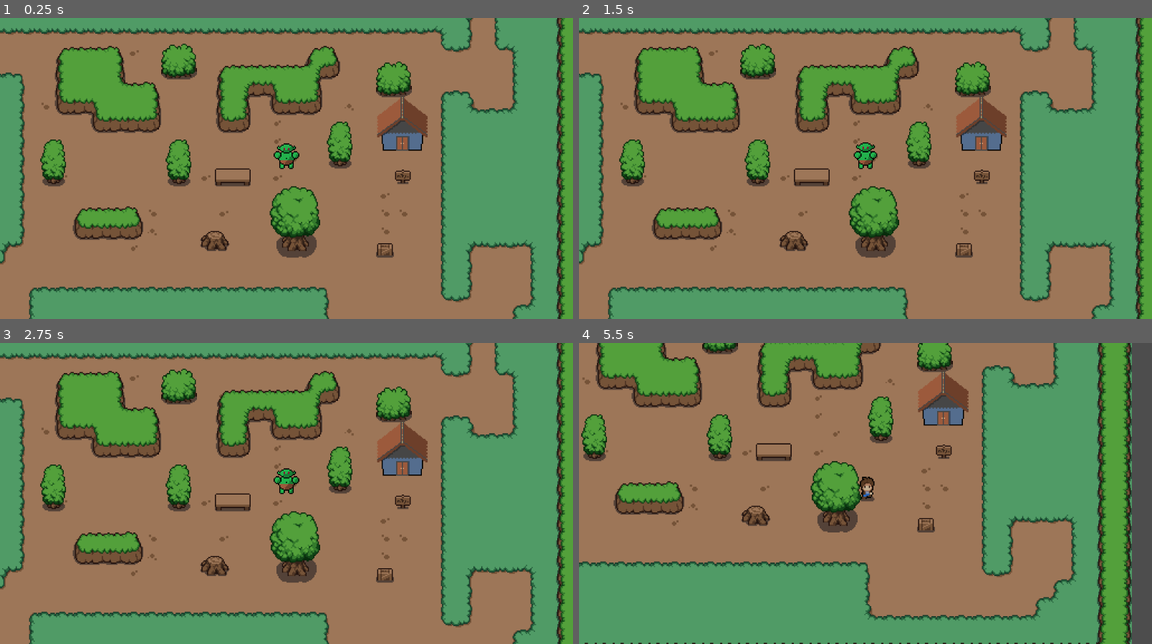
Above: before the commit, frames 1-4 (two rows, left to right).
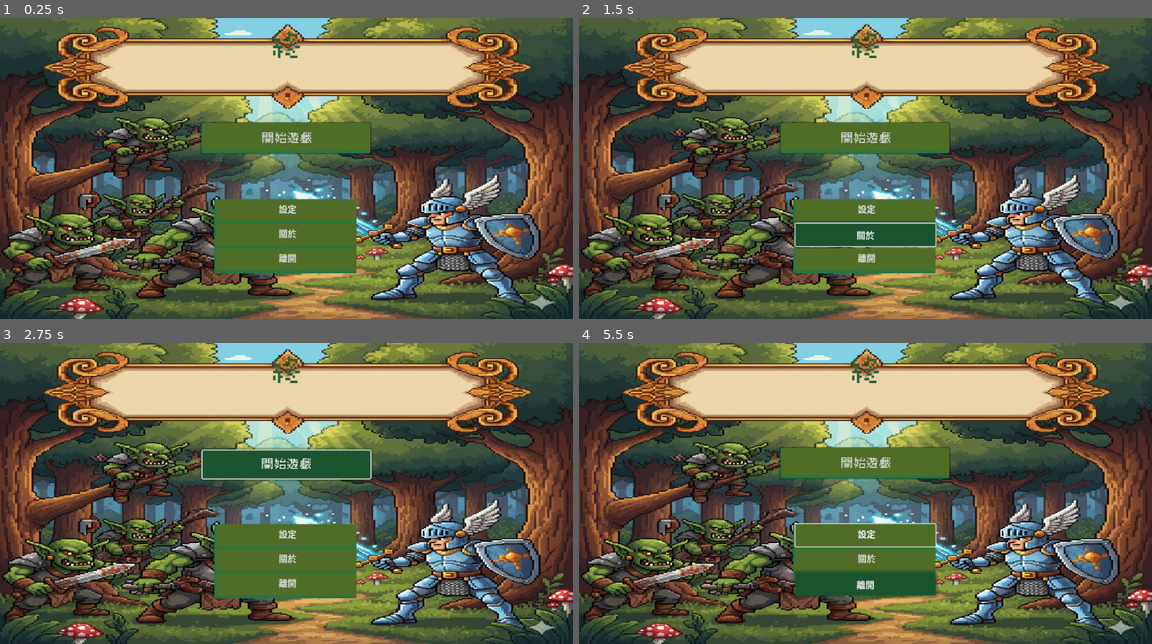
Above: after the commit, the same moments.

Repository: iamkuo/godot_test
Game: Godot game, scene res://scenes/game.tscn
The game is run twice, just before and just after one commit, with the same random seed, the same clock (stepped at 60 frames per second) and the same inputs.
Inputs (mouse positions are in pixels of both pictures, inside the frame that each line leads up to):
- Up to frame 1 (0.25 s): no input
- Up to frame 2 (1.5 s): click (865, 210) at 0.5 s, where only the run after the commit has a clickable "設定"; click (865, 234) at 1.25 s, where only the run after the commit has a clickable "關於"
- Up to frame 3 (2.75 s): click (286, 463) at 2 s, where only the run after the commit has a clickable "開始遊戲"
- Up to frame 4 (5.5 s): click (865, 463) at 2.75 s, where only the run after the commit has a clickable "開始遊戲"; click (865, 583) at 3.5 s, where only the run after the commit has a clickable "離開"; hold Right (ui_right) 4.28-5.03 s; hold Down (ui_down) from 5.03 s (still down)

The runs differ from the first frame. In frame 1, 98% of the frame differs, in the area x 0-100%, y 0-100%; in frame 2, 98%; in frame 3, 98%; in frame 4, 98%.

Commit message:
製作開始介面中

Diff:
--- a/scenes/game.tscn
+++ b/scenes/game.tscn
@@ -1,7 +1,20 @@
 [gd_scene load_steps=2 format=3 uid="uid://ce8g08ght4lv5"]
 
-[ext_resource type="PackedScene" uid="uid://d3ebkdkq4be2x" path="res://scenes/main_world.tscn" id="1_ibkli"]
+[ext_resource type="PackedScene" uid="uid://ypplfbkktob5" path="res://scenes/main_menu.tscn" id="1_ibkli"]
 
 [node name="Game" type="Node2D"]
 
-[node name="Main_world" parent="." instance=ExtResource("1_ibkli")]
+[node name="SceneChangeAnimation" type="Control" parent="."]
+layout_mode = 3
+anchors_preset = 0
+offset_right = 40.0
+offset_bottom = 40.0
+
+[node name="MainMenu" parent="." instance=ExtResource("1_ibkli")]
+anchors_preset = 0
+anchor_right = 0.0
+anchor_bottom = 0.0
+offset_right = 1024.0
+offset_bottom = 540.0
+grow_horizontal = 1
+grow_vertical = 1
--- a/scenes/main_menu.tscn
+++ b/scenes/main_menu.tscn
@@ -1,18 +1,100 @@
-[gd_scene load_steps=6 format=3 uid="uid://ypplfbkktob5"]
+[gd_scene load_steps=14 format=3 uid="uid://ypplfbkktob5"]
 
 [ext_resource type="Texture2D" uid="uid://ca1w24r726wp3" path="res://assets/ai_test_stuff/Gemini_Generated_Image_6xsr606xsr606xsr.png" id="1_l6cm7"]
+[ext_resource type="FontFile" uid="uid://dxc2pi1bwr1uu" path="res://assets/fonts/Cubic_11.ttf" id="2_ekxnf"]
+[ext_resource type="Script" path="res://scenes/start_button.gd" id="3_bqqt6"]
 
 [sub_resource type="Theme" id="Theme_l6cm7"]
 
-[sub_resource type="CanvasTexture" id="CanvasTexture_ekxnf"]
-specular_color = Color(0.654902, 0.4392157, 1, 1)
-
-[sub_resource type="StyleBoxTexture" id="StyleBoxTexture_bqqt6"]
-texture = SubResource("CanvasTexture_ekxnf")
+[sub_resource type="StyleBoxFlat" id="StyleBoxFlat_bqqt6"]
+bg_color = Color(0.3137255, 0.42745098, 0.15294118, 1)
+border_width_left = 4
+border_width_bottom = 5
+border_color = Color(0.1254902, 0.47058824, 0.26666668, 1)
+corner_radius_top_left = 1
+corner_radius_top_right = 1
+corner_radius_bottom_right = 1
+corner_radius_bottom_left = 1
+expand_margin_left = 4.0
+expand_margin_bottom = 5.0
+
+[sub_resource type="StyleBoxFlat" id="StyleBoxFlat_tbmy8"]
+bg_color = Color(0.10980392, 0.3254902, 0.18431373, 1)
+corner_radius_top_left = 3
+corner_radius_top_right = 3
+corner_radius_bottom_right = 3
+corner_radius_bottom_left = 3
+shadow_color = Color(0.10980392, 0.24313726, 0.10980392, 0.6)
+shadow_size = 7
+
+[sub_resource type="StyleBoxFlat" id="StyleBoxFlat_wu84c"]
+bg_color = Color(0.3137255, 0.42745098, 0.15294118, 1)
+border_width_left = 4
+border_width_bottom = 5
+border_color = Color(0.1254902, 0.47058824, 0.26666668, 1)
+corner_radius_top_left = 1
+corner_radius_top_right = 1
+corner_radius_bottom_right = 1
+corner_radius_bottom_left = 1
+expand_margin_left = 4.0
+expand_margin_bottom = 5.0
+
+[sub_resource type="StyleBoxFlat" id="StyleBoxFlat_jk1qb"]
+bg_color = Color(0.10980392, 0.3254902, 0.18431373, 1)
+corner_radius_top_left = 3
+corner_radius_top_right = 3
+corner_radius_bottom_right = 3
+corner_radius_bottom_left = 3
+shadow_color = Color(0.10980392, 0.24313726, 0.10980392, 0.6)
+shadow_size = 7
+
+[sub_resource type="StyleBoxFlat" id="StyleBoxFlat_8ln24"]
+bg_color = Color(0.3137255, 0.42745098, 0.15294118, 1)
+border_width_left = 4
+border_width_bottom = 5
+border_color = Color(0.1254902, 0.47058824, 0.26666668, 1)
+corner_radius_top_left = 1
+corner_radius_top_right = 1
+corner_radius_bottom_left = 1
+expand_margin_left = 4.0
+expand_margin_bottom = 5.0
+
+[sub_resource type="StyleBoxFlat" id="StyleBoxFlat_5dd4i"]
+bg_color = Color(0.10980392, 0.3254902, 0.18431373, 1)
+corner_radius_top_left = 3
+corner_radius_top_right = 3
+corner_radius_bottom_right = 3
+corner_radius_bottom_left = 3
+shadow_color = Color(0.10980392, 0.24313726, 0.10980392, 0.6)
+shadow_size = 7
 
 [sub_resource type="LabelSettings" id="LabelSettings_ekxnf"]
-font_size = 40
-font_color = Color(1, 0, 0, 1)
+line_spacing = 5.0
+font_size = 52
+font_color = Color(0.1528835, 0.3804639, 0.2132208, 1)
+
+[sub_resource type="StyleBoxFlat" id="StyleBoxFlat_rtw2f"]
+bg_color = Color(0.3137255, 0.42745098, 0.15294118, 1)
+border_width_left = 2
+border_width_bottom = 5
+border_color = Color(0.12607867, 0.4697165, 0.26531875, 1)
+corner_radius_top_left = 1
+corner_radius_top_right = 1
+corner_radius_bottom_right = 1
+corner_radius_bottom_left = 1
+corner_detail = 1
+expand_margin_left = 2.0
+expand_margin_top = 5.0
+shadow_size = 2
+
+[sub_resource type="StyleBoxFlat" id="StyleBoxFlat_oa1go"]
+bg_color = Color(0.11166271, 0.3273868, 0.18274787, 1)
+corner_radius_top_left = 3
+corner_radius_top_right = 3
+corner_radius_bottom_right = 3
+corner_radius_bottom_left = 3
+shadow_color = Color(0.11013771, 0.24492949, 0.11013452, 0.6)
+shadow_size = 7
 
 [node name="MainMenu" type="Control"]
 layout_mode = 3
@@ -33,58 +115,86 @@
 expand_mode = 1
 
 [node name="VBoxContainer" type="VBoxContainer" parent="."]
-layout_mode = 1
-anchors_preset = -1
-anchor_left = 0.4
-anchor_top = 0.3
-anchor_right = 0.6
-anchor_bottom = 0.7
-grow_horizontal = 2
-grow_vertical = 2
-
-[node name="StartButton" type="Button" parent="VBoxContainer"]
+custom_minimum_size = Vector2(250, 0)
+layout_mode = 1
+anchors_preset = 13
+anchor_left = 0.5
+anchor_right = 0.5
+anchor_bottom = 1.0
+offset_left = -125.0
+offset_top = 330.0
+offset_right = 125.0
+offset_bottom = -92.0
+grow_horizontal = 2
+grow_vertical = 2
+
+[node name="SettingsButton" type="Button" parent="VBoxContainer"]
+custom_minimum_size = Vector2(0, 40)
 layout_mode = 2
 size_flags_vertical = 6
 theme = SubResource("Theme_l6cm7")
 theme_override_colors/icon_normal_color = Color(0, 1, 0, 1)
-theme_override_styles/normal = SubResource("StyleBoxTexture_bqqt6")
-text = "開始遊戲"
-
-[node name="SettingsButton" type="Button" parent="VBoxContainer"]
+theme_override_styles/normal = SubResource("StyleBoxFlat_bqqt6")
+theme_override_styles/hover = SubResource("StyleBoxFlat_tbmy8")
+text = "設定"
+
+[node name="CreditsButton" type="Button" parent="VBoxContainer"]
+custom_minimum_size = Vector2(0, 40)
 layout_mode = 2
 size_flags_vertical = 6
 theme = SubResource("Theme_l6cm7")
 theme_override_colors/icon_normal_color = Color(0, 1, 0, 1)
-theme_override_styles/normal = SubResource("StyleBoxTexture_bqqt6")
-text = "設定"
-
-[node name="CreditsButton" type="Button" parent="VBoxContainer"]
-layout_mode = 2
-size_flags_vertical = 6
-theme = SubResource("Theme_l6cm7")
-theme_override_colors/icon_normal_color = Color(0, 1, 0, 1)
-theme_override_styles/normal = SubResource("StyleBoxTexture_bqqt6")
+theme_override_styles/normal = SubResource("StyleBoxFlat_wu84c")
+theme_override_styles/hover = SubResource("StyleBoxFlat_jk1qb")
 text = "關於
 "
 
 [node name="QuitButton" type="Button" parent="VBoxContainer"]
+custom_minimum_size = Vector2(0, 40)
 layout_mode = 2
 size_flags_vertical = 6
 theme = SubResource("Theme_l6cm7")
 theme_override_colors/icon_normal_color = Color(0, 1, 0, 1)
-theme_override_styles/normal = SubResource("StyleBoxTexture_bqqt6")
+theme_override_styles/normal = SubResource("StyleBoxFlat_8ln24")
+theme_override_styles/hover = SubResource("StyleBoxFlat_5dd4i")
 text = "離開"
 
 [node name="Label" type="Label" parent="."]
 layout_mode = 1
-anchors_preset = -1
+anchors_preset = 8
 anchor_left = 0.5
-anchor_top = 0.1
+anchor_top = 0.5
 anchor_right = 0.5
-anchor_bottom = 0.15
-offset_left = -20.0
-offset_right = 20.0
-offset_bottom = 29.0
-grow_horizontal = 2
+anchor_bottom = 0.5
+offset_left = -21.5
+offset_top = -245.0
+offset_right = 21.5
+offset_bottom = -195.0
+grow_horizontal = 2
+grow_vertical = 2
+theme_override_fonts/font = ExtResource("2_ekxnf")
 text = "終"
 label_settings = SubResource("LabelSettings_ekxnf")
+
+[node name="StartButton" type="Button" parent="."]
+custom_minimum_size = Vector2(300, 50)
+layout_mode = 1
+anchors_preset = 13
+anchor_left = 0.5
+anchor_right = 0.5
+anchor_bottom = 1.0
+offset_left = -150.0
+offset_top = 245.0
+offset_right = 150.0
+offset_bottom = -350.0
+grow_horizontal = 2
+grow_vertical = 2
+size_flags_vertical = 6
+theme = SubResource("Theme_l6cm7")
+theme_override_colors/icon_normal_color = Color(0, 1, 0, 1)
+theme_override_fonts/font = ExtResource("2_ekxnf")
+theme_override_font_sizes/font_size = 21
+theme_override_styles/normal = SubResource("StyleBoxFlat_rtw2f")
+theme_override_styles/hover = SubResource("StyleBoxFlat_oa1go")
+text = "開始遊戲"
+script = ExtResource("3_bqqt6")
--- a/scenes/test_area.tscn
+++ b/scenes/test_area.tscn
@@ -1,7 +1,7 @@
 [gd_scene load_steps=6 format=3 uid="uid://cy52em0lkokm3"]
 
 [ext_resource type="Texture2D" uid="uid://dovy4m80bygyd" path="res://assets/sprites/objects/螢幕擷取畫面 2025-10-16 203137.png" id="1_yldxj"]
-[ext_resource type="Script" uid="uid://8g2o8oh13eqv" path="res://scenes/back_to_world.gd" id="2_f0p7x"]
+[ext_resource type="Script" uid="uid://8g2o8oh13eqv" path="res://scripts/back_to_world.gd" id="2_f0p7x"]
 
 [sub_resource type="Animation" id="Animation_f0p7x"]
 length = 0.001
--- /dev/null
+++ b/scripts/game_manager.gd
@@ -0,0 +1,91 @@
+extends Node
+@onready var units_container = $Units
+@onready var spawn_points = $SpawnPoints
+@onready var ui = $UI
+@onready var elixir = $Elixir
+
+var local_team:int = 0
+var ai_enabled: bool = true
+var ai_timer: float = 0.0
+
+func _ready():
+	if elixir:
+		elixir.connect("elixir_changed", Callable(self,"_on_elixir_changed"))
+	if ui:
+		var label = ui.get_node("ElixirLabel")
+		if label:
+			label.text = str(elixir.get_current_int())
+	set_process(true)
+
+func _process(delta):
+	if ai_enabled:
+		ai_timer -= delta
+		if ai_timer <= 0.0:
+			ai_timer = randf_range(1.0, 3.5)
+			#ai_play_card()
+
+func _on_elixir_changed(val:int):
+	if ui:
+		var label = ui.get_node("ElixirLabel")
+		if label:
+			label.text = str(val)
+
+func show_message(txt:String):
+	if ui:
+		var l = ui.get_node("MsgLabel")
+		if l:
+			l.text = txt
+
+func can_spawn(team:int, cost:int) -> bool:
+	if team == local_team:
+		return elixir.get_current_int() >= cost
+	else:
+		return true
+
+func spawn_unit(packed_scene:PackedScene, pos:Vector2, team:int, lane:int):
+	if team == local_team:
+		if not elixir.try_consume(3):
+			show_message("Not enough Elixir")
+			return
+	var u = packed_scene.instantiate()
+	u.global_position = pos
+	u.team = team
+	u.lane = lane
+	units_container.add_child(u)
+	u.add_to_group("units")
+	if u.has_node("Sprite2D"):
+		var s = u.get_node("Sprite2D")
+		s.flip_h = (team == 1)
+
+func get_spawn_point(team:int, _lane:int) -> Vector2:
+	var pyname = ""
+	if team == 0:
+		name ="Spawn_L_Top"
+		_lane=0
+		name = "Spawn_L_Mid"
+		_lane=1
+		name = "Spawn_L_Bot"
+		_lane=2
+	else:
+		name ="Spawn_R_Top"
+		_lane=0
+		name = "Spawn_R_Mid"
+		_lane=1
+		name = "Spawn_R_Bot"
+		_lane=2
+	var p = spawn_points.get_node(pyname)
+	if p:
+		return p.global_position
+	return Vector2.ZERO
+
+func on_tower_destroyed(tower:Node):
+	var winner = 1 - tower.team
+	show_message("Team %d won!" % winner)
+	get_tree().paused = true
+
+#func ai_play_card():
+	#var cards = [
+	#var pick = randi() % cards.size()
+	#var lane = randi() % 3
+	#var pos = get_spawn_point(1, lane)
+	#spawn_unit(cards[pick], pos, 1, lane)
--- /dev/null
+++ b/scripts/unit.gd
@@ -0,0 +1,95 @@
+extends CharacterBody2D
+signal died(unit)
+signal dealt_damage(amount, target)
+
+@export var max_hp: int = 150
+@export var atk: int = 25
+@export var atk_speed: float = 1.0
+@export var move_speed: float = 120.0
+@export var attack_range: float = 40.0
+@export var is_ranged: bool = false
+@export var projectile_scene: PackedScene
+var hp:int
+var attack_timer: float = 0.0
+var team:int = 0
+var lane:int = 1
+var target:Node = null
+
+func _ready():
+	hp = max_hp
+	set_physics_process(true)
+
+func _physics_process(delta):
+	if hp <= 0:
+		die()
+		return
+	attack_timer = max(0.0, attack_timer - delta)
+	if not is_instance_valid(target):
+		target = find_target()
+	if target and is_instance_valid(target):
+		var dist = global_position.distance_to(target.global_position)
+		if dist <= attack_range:
+			look_at(target.global_position)
+			if attack_timer <= 0.0:
+				attack_timer = atk_speed
+				do_attack(target)
+		else:
+			move_towards(target.global_position, delta)
+	else:
+		var dest = get_lane_goal_pos()
+		move_towards(dest, delta)
+
+func move_towards(pos:Vector2, delta):
+	var dir = (pos - global_position)
+	if dir.length() < 2:
+		velocity = Vector2.ZERO
+		move_and_slide()
+		return
+	var v = dir.normalized() * move_speed
+	velocity = v
+	move_and_slide()
+
+func do_attack(t:Node):
+	if not is_instance_valid(t): return
+	if is_ranged and projectile_scene:
+		var p = projectile_scene.instantiate()
+		p.global_position = global_position
+		p.target = t
+		p.damage = atk
+		get_tree().root.get_node("Main/Units").add_child(p)
+	else:
+		if t.has_method("take_damage"):
+			t.take_damage(atk)
+			emit_signal("dealt_damage", atk, t)
+
+func take_damage(amount:int):
+	hp -= amount
+	if hp <= 0:
+		die()
+
+func die():
+	emit_signal("died", self)
+	queue_free()
+
+func find_target() -> Node:
+	var best:Node = null
+	var best_dist = 1e9
+	for u in get_tree().get_nodes_in_group("units"):
+		if u == self: continue
+		if u.team == team: continue
+		if u.lane != lane: continue
+		var d = global_position.distance_to(u.global_position)
+		if d < best_dist:
+			best_dist = d
+			best = u
+	if best:
+		return best
+	for t in get_tree().get_nodes_in_group("towers"):
+		if t.team == team: continue
+		if t.lane == lane:
+			return t
+	return null
+
+func get_lane_goal_pos() -> Vector2:
+	var x = 1400 if team == 0 else 200
+	return Vector2(x, global_position.y)
Binary file added: assets/fonts/Cubic_11.ttf
Not shown, added: assets/fonts/Cubic_11.ttf.import
Renamed: scenes/back_to_world.gd -> scripts/back_to_world.gd
Renamed: scenes/back_to_world.gd.uid -> scripts/back_to_world.gd.uid
Not shown, added: scripts/game_manager.gd.uid
Not shown, added: scripts/unit.gd.uid
